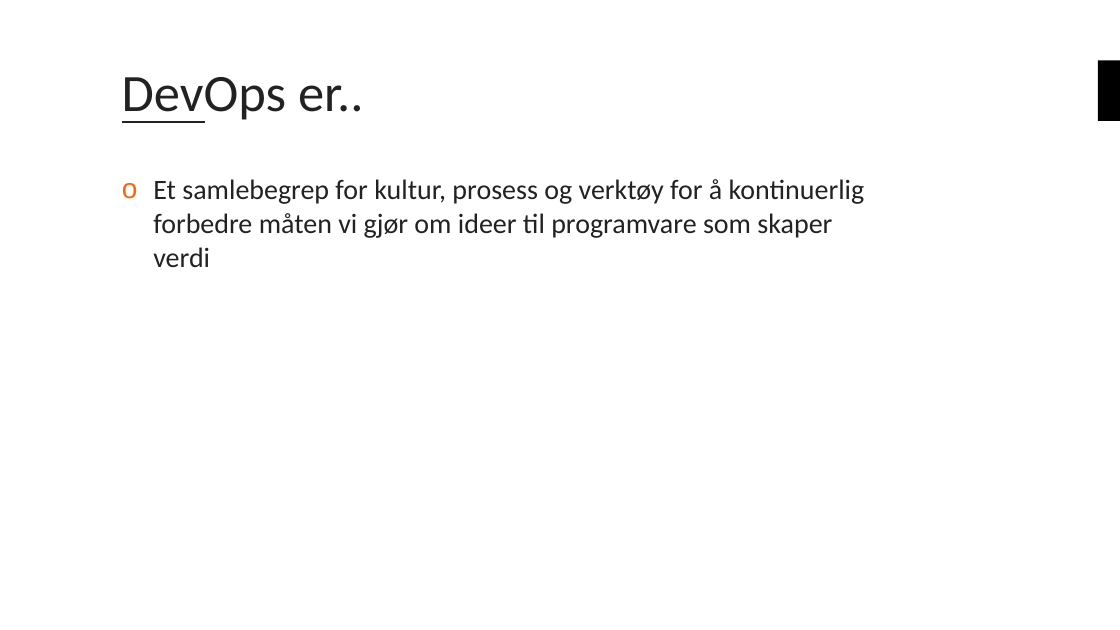
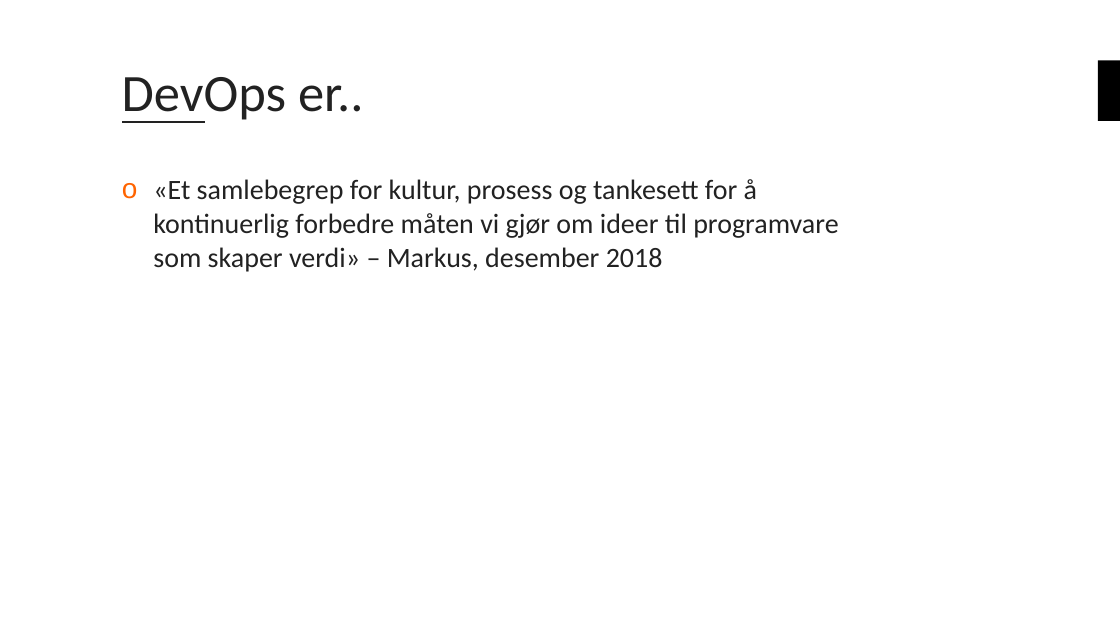
Before and after one commit to bouvet/azure-workshops, a slide deck: slide 9 of Workshop_2/Presentasjon/Azureskolen-Workshop#2.pptx (slide 8 before the commit). Drawn at 1120x630 pixels with LibreOffice and Linux fonts; fonts in the diff are those of the drawing; background and template pictures are left out. Boxes give left, top, right and bottom in pixels: in the first picture for what was removed or moved away, otherwise in the second. Text is boxed around its words. In the diff, an @@ line names an element or a change of style, - is before the commit and + after.

```diff
--- a/Workshop_2/Presentasjon/Azureskolen-Workshop#2.pptx
+++ b/Workshop_2/Presentasjon/Azureskolen-Workshop#2.pptx
@@ text at box(153, 179, 838, 272): text changed @@
-o Et samlebegrep for kultur, prosess og verktøy for å kontinuerlig forbedre måten vi gjør om ideer til programvare som skaper verdi
+o «Et samlebegrep for kultur, prosess og tankesett for å kontinuerlig forbedre måten vi gjør om ideer til programvare som skaper verdi» – Markus, desember 2018
```
Also in this commit, not shown: 2 other slides changed, 4 slides added, 2 slides removed.
